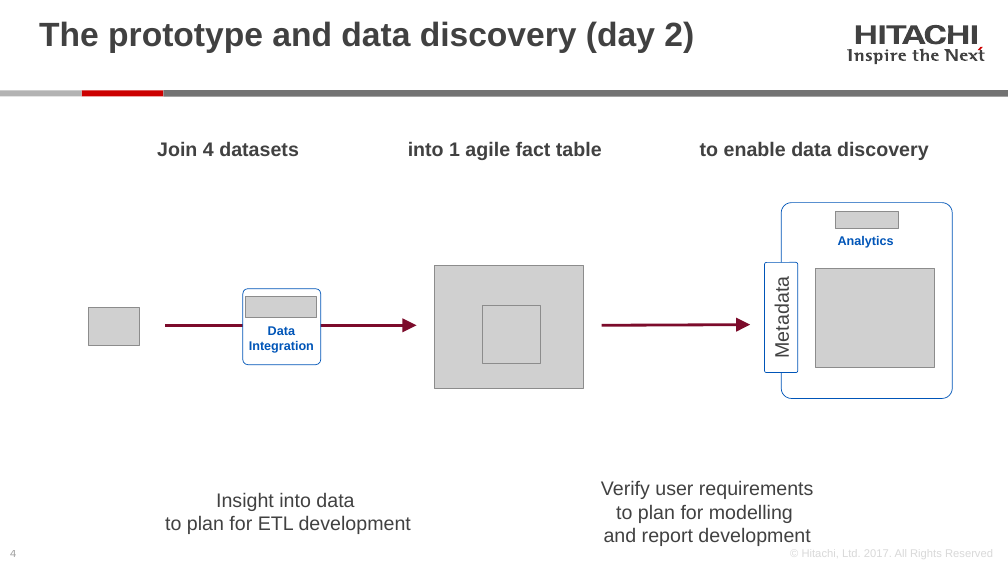
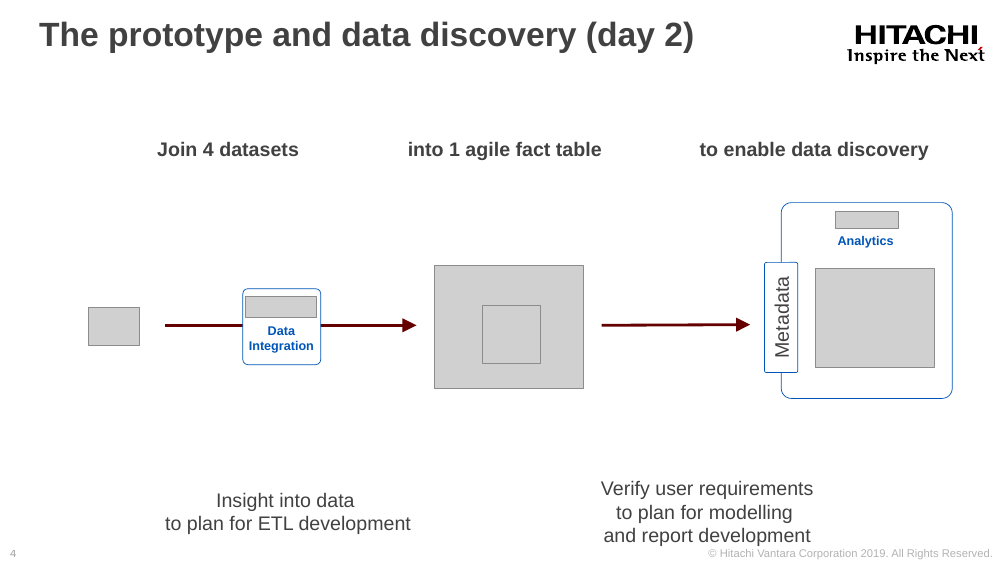
Before and after one commit to jporeilly/Partner-Workshop, a slide deck: slide 4 of Day3/Presentation/Hitachi Vantara - Pentaho Partner - Day 3.pptx. Drawn at 1008x567 pixels with LibreOffice and Linux fonts; fonts in the diff are those of the drawing; grey boxes stand for pictures. Boxes give left, top, right and bottom in pixels: in the first picture for what was removed or moved away, otherwise in the second. Text is boxed around its words. In the diff, an @@ line names an element or a change of style, - is before the commit and + after.

```diff
--- a/Day3/Presentation/Hitachi Vantara - Pentaho Partner - Day 3.pptx
+++ b/Day3/Presentation/Hitachi Vantara - Pentaho Partner - Day 3.pptx
@@ fill #414141 to #000000 in 22 elements at (x1=949, y1=25, x2=969, y2=43), (x1=886, y1=25, x2=906, y2=43), (x1=902, y1=25, x2=925, y2=43), (x1=972, y1=25, x2=977, y2=43), (x1=856, y1=25, x2=876, y2=43), (x1=880, y1=25, x2=885, y2=43), (x1=924, y1=25, x2=946, y2=44), (x1=847, y1=49, x2=852, y2=61), (x1=854, y1=52, x2=863, y2=60), (x1=866, y1=52, x2=872, y2=60), (x1=873, y1=52, x2=883, y2=65), (x1=884, y1=52, x2=888, y2=60), (x1=886, y1=49, x2=889, y2=51), (x1=890, y1=52, x2=897, y2=60), (x1=898, y1=52, x2=906, y2=60), (x1=919, y1=48, x2=928, y2=60), (x1=931, y1=52, x2=939, y2=60), (x1=912, y1=50, x2=918, y2=61), (x1=944, y1=49, x2=958, y2=61), (x1=960, y1=52, x2=968, y2=60), (x1=979, y1=50, x2=985, y2=61), (x1=968, y1=52, x2=978, y2=60) @@
@@ rectangle added at (x1=0, y1=88, x2=1008, y2=106), fill #FFFFFF @@
@@ rectangle removed at (x1=82, y1=91, x2=163, y2=97) @@
@@ arrow (165, 326) - (416, 326): stroke #7C0B2B 2 pt to #650000 2 pt @@
@@ arrow (602, 326) - (750, 325): stroke #7C0B2B 2 pt to #650000 2 pt @@
@@ text at (x1=720, y1=549, x2=993, y2=559): text changed; text colour #B3B3B3 at 50% opacity to #B3B3B3 @@
-© Hitachi, Ltd. 2017. All Rights Reserved
+© Hitachi Vantara Corporation 2019. All Rights Reserved.
```
Also in this commit, not shown: 8 other slides changed, 4 slides added, 2 other files.
